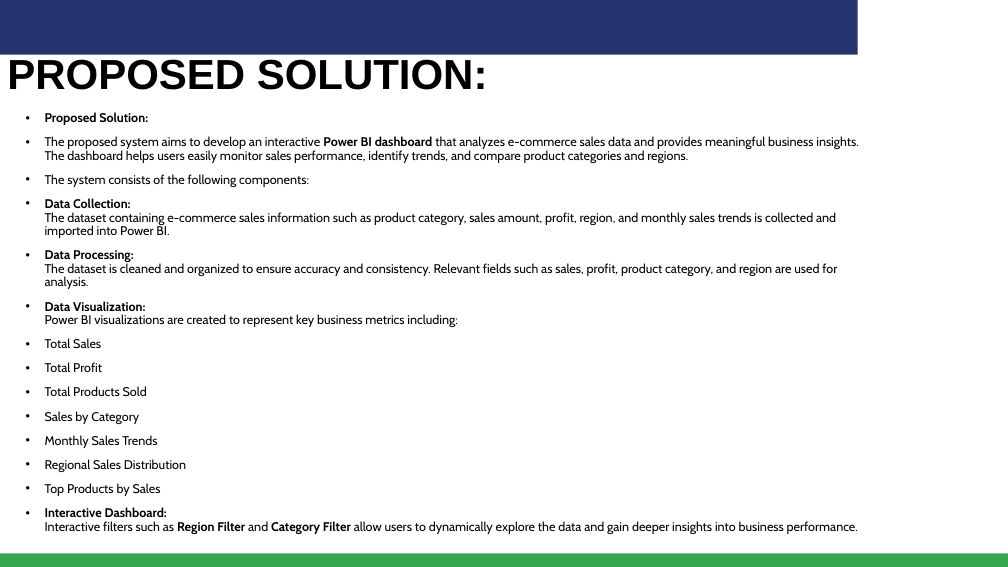
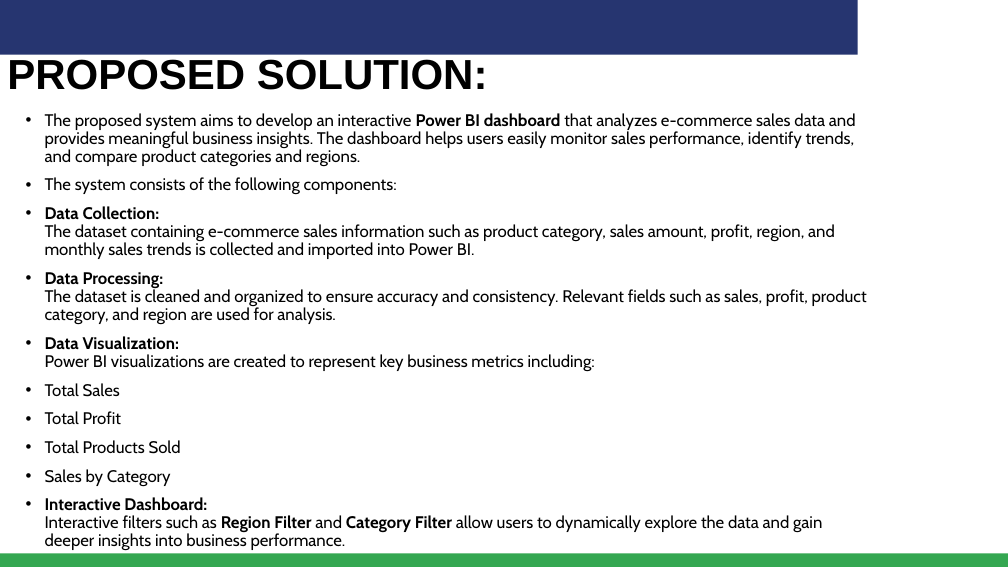
Before and after one commit to Karthik6-cpu/powerbi-ecommerce-dashboard, a slide deck: slide 4 of MS Elevate AICTE Internship - Project template - Feb 2026.pptx. Drawn at 1008x567 pixels with LibreOffice and Linux fonts; fonts in the diff are those of the drawing; background and template pictures are left out. Boxes give left, top, right and bottom in pixels: in the first picture for what was removed or moved away, otherwise in the second. Text is boxed around its words. In the diff, an @@ line names an element or a change of style, - is before the commit and + after.

```diff
--- a/MS Elevate AICTE Internship - Project template - Feb 2026.pptx
+++ b/MS Elevate AICTE Internship - Project template - Feb 2026.pptx
@@ text "The proposed system aims to ..." at [45, 113, 867, 551]: size 12 to 16 pt @@
@@ text at [45, 112, 148, 125]: paragraph removed @@
-• Proposed Solution:
@@ text at [45, 435, 186, 496]: paragraphs removed @@
-• Monthly Sales Trends
-• Regional Sales Distribution
-• Top Products by Sales
```
Also in this commit, not shown: 5 other slides changed, 1 slide added.
